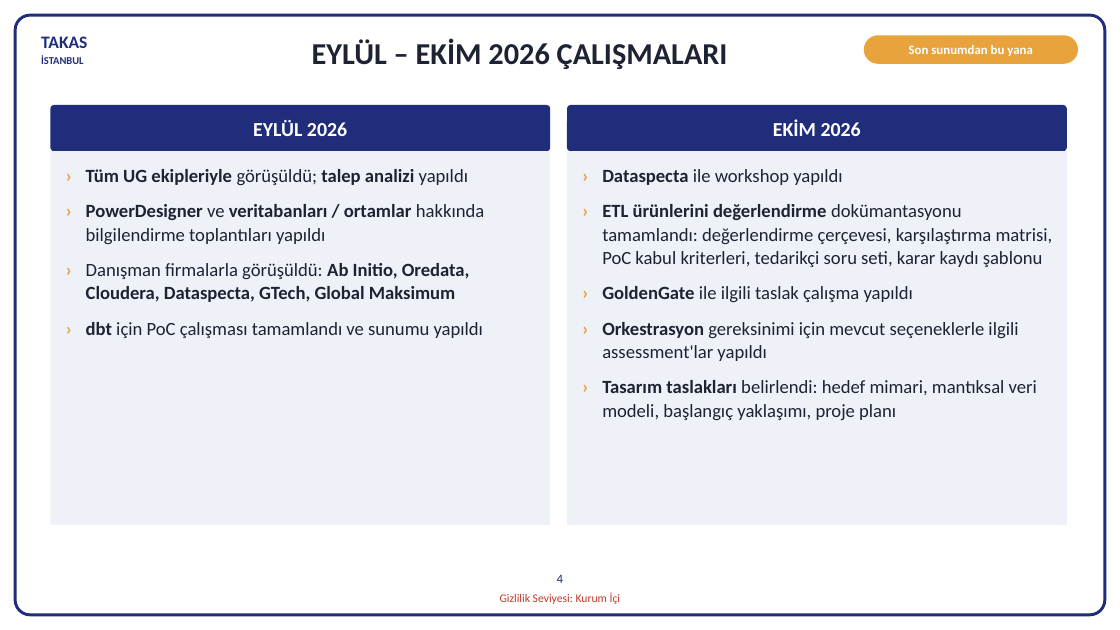
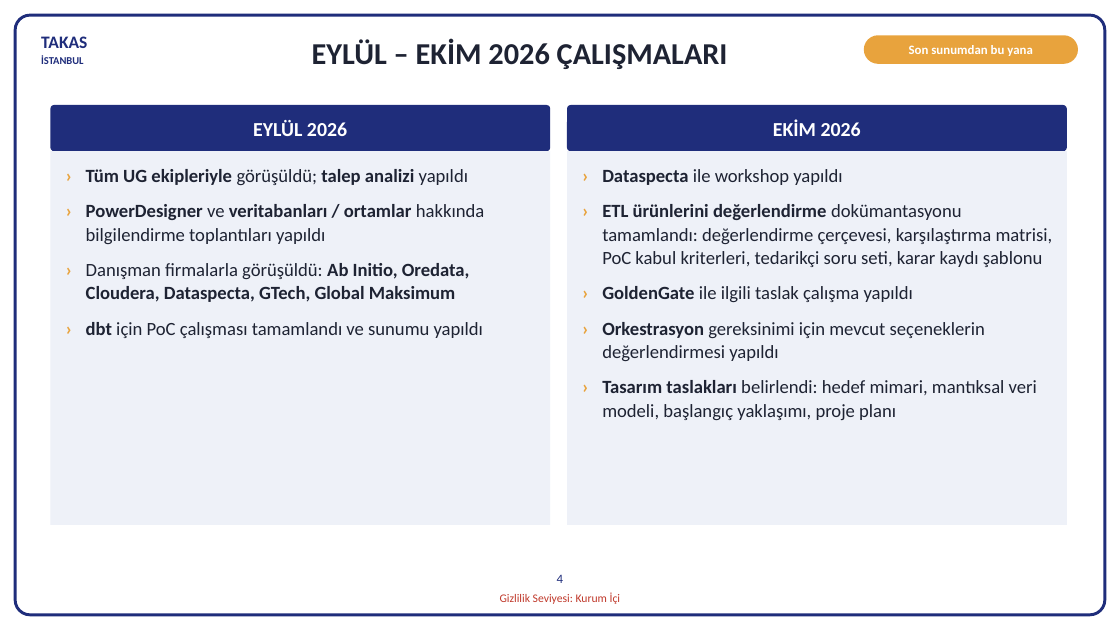
Before and after one commit to hanifidemirel0/Cursor-Projects, a slide deck: slide 4 of outputs/dwh-sunum-kasim-2026/5 - DWHSunum_Kasim2026.pptx. Drawn at 1120x630 pixels with LibreOffice and Linux fonts; fonts in the diff are those of the drawing. Boxes give left, top, right and bottom in pixels: in the first picture for what was removed or moved away, otherwise in the second. Text is boxed around its words. In the diff, an @@ line names an element or a change of style, - is before the commit and + after.

```diff
--- a/outputs/dwh-sunum-kasim-2026/5 - DWHSunum_Kasim2026.pptx
+++ b/outputs/dwh-sunum-kasim-2026/5 - DWHSunum_Kasim2026.pptx
@@ text at (602, 322, 985, 361): text changed @@
-› Orkestrasyon gereksinimi için mevcut seçeneklerle ilgili assessment'lar yapıldı
+› Orkestrasyon gereksinimi için mevcut seçeneklerin değerlendirmesi yapıldı
```
Also in this commit, not shown: 2 other files.
